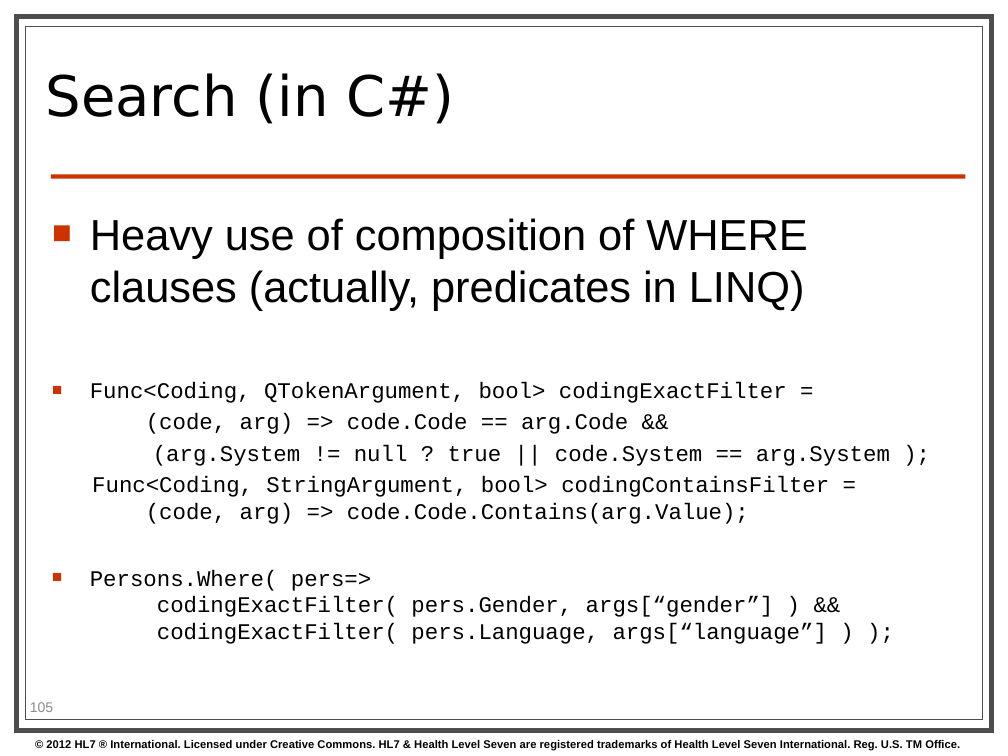
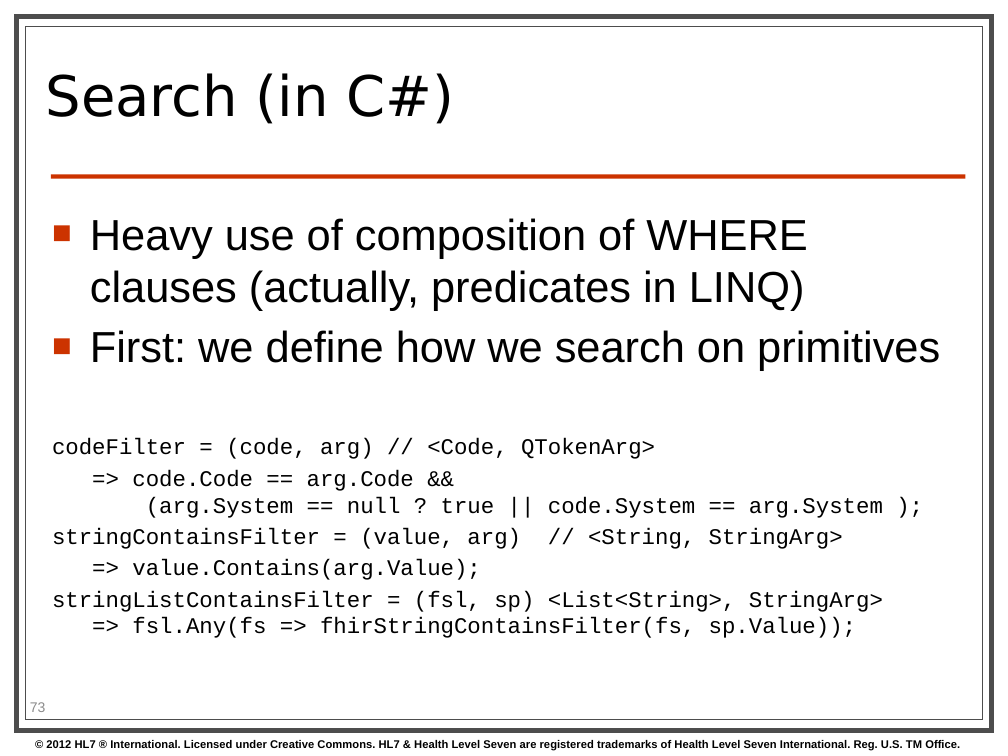
Before and after one commit to vista-novo/fhir, a slide deck: slide 73 of presentations/2013-01 Tutorials/201301 - Phoenix - FhirForDevelopersWGMTutorial.pptx (slide 105 before the commit). Drawn at 1008x756 pixels with LibreOffice and Linux fonts; fonts in the diff are those of the drawing; background and template pictures are left out. Boxes give left, top, right and bottom in pixels: in the first picture for what was removed or moved away, otherwise in the second. Text is boxed around its words. In the diff, an @@ line names an element or a change of style, - is before the commit and + after.

```diff
--- a/presentations/2013-01 Tutorials/201301 - Phoenix - FhirForDevelopersWGMTutorial.pptx
+++ b/presentations/2013-01 Tutorials/201301 - Phoenix - FhirForDevelopersWGMTutorial.pptx
@@ text at (x1=52, y1=330, x2=940, y2=638): text changed @@
-■ Func<Coding, QTokenArgument, bool> codingExactFilter =
-(code, arg) => code.Code == arg.Code &&
-(arg.System != null ? true || code.System == arg.System );
-Func<Coding, StringArgument, bool> codingContainsFilter =
-(code, arg) => code.Code.Contains(arg.Value);
-■ Persons.Where( pers=>
-  codingExactFilter( pers.Gender, args[“gender”] ) &&
-  codingExactFilter( pers.Language, args[“language”] ) );
+■ First: we define how we search on primitives
+codeFilter = (code, arg) // <Code, QTokenArg>
+=> code.Code == arg.Code &&
+(arg.System == null ? true || code.System == arg.System );
+stringContainsFilter = (value, arg) // <String, StringArg>
+=> value.Contains(arg.Value);
+stringListContainsFilter = (fsl, sp) <List<String>, StringArg>
+=> fsl.Any(fs => fhirStringContainsFilter(fs, sp.Value));
@@ page number at (x1=30, y1=702, x2=46, y2=712): text changed @@
-105
+73
```
Also in this commit, not shown: 20 other slides changed, 13 slides added, 4 slides removed, 1 other file.
